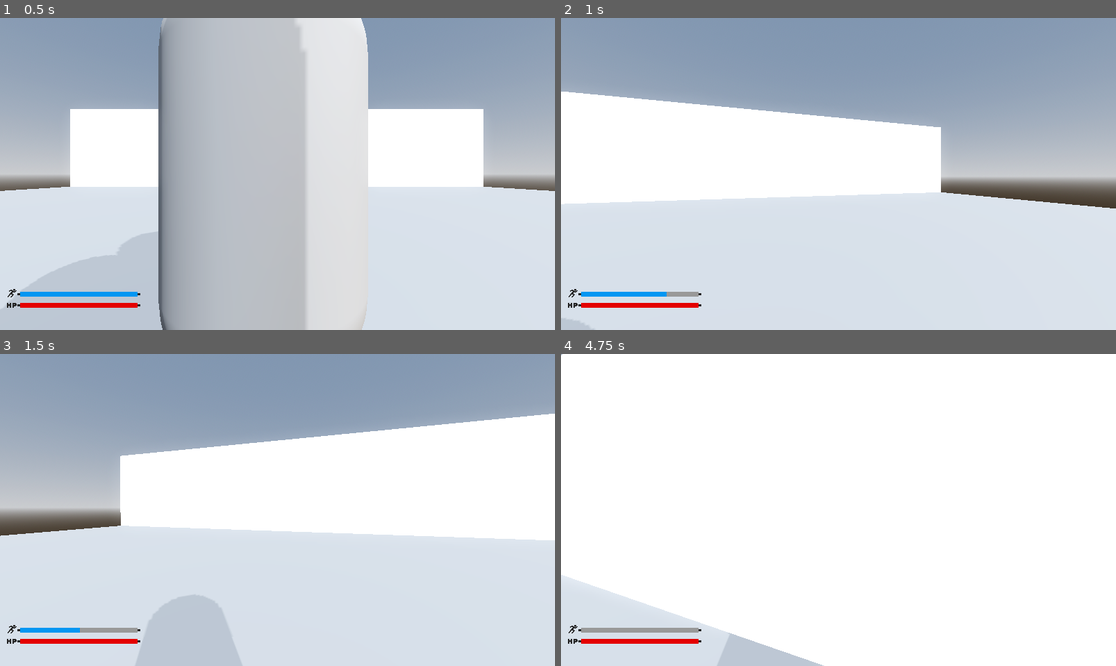
Above: before the commit, frames 1-4 (two rows, left to right).
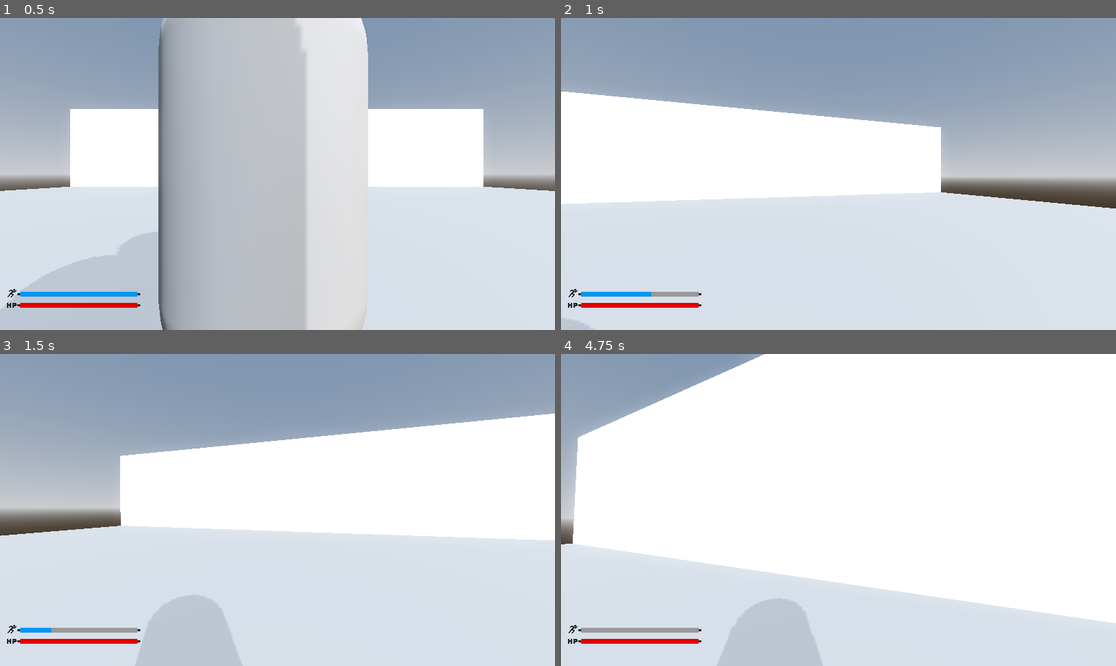
Above: after the commit, the same moments.

Repository: boltnzl/project-override
Game: Godot game, scene res://level.tscn
Two runs of this game, one before a commit and one after it. Both use one fixed random seed, a clock stepped at 60 frames per second and the inputs below.
Inputs (mouse positions are in pixels of both pictures, inside the frame that each line leads up to):
- Up to frame 1 (0.5 s): no input
- Up to frame 2 (1 s): move the mouse to (866, 174) at 0.52 s; hold W (up) from 0.53 s (still down); hold Shift (sprint) from 0.53 s (still down); tap Space (jump) at 0.77 s
- Up to frame 3 (1.5 s): keep holding W (up); move the mouse to (249, 510) at 1.27 s; release Shift (sprint) at 1.28 s; tap Shift (sprint) at 1.35 s
- Up to frame 4 (4.75 s): keep holding W (up); tap Space (jump) at 1.52, 3.02, 3.77, 4.52 s; move the mouse to (849, 503) at 2.02 s; hold Shift (sprint) 2.03-2.78 s; move the mouse to (832, 516) at 2.77 s; tap Shift (sprint) at 2.85, 4.35 s; move the mouse to (877, 513) at 3.52 s; hold Shift (sprint) 3.53-4.28 s; move the mouse to (794, 506) at 4.27 s

Frame 1 is identical in both runs. In frame 2, less than 0.1% of the frame differs, in the area x 16-20%, y 87-90%; in frame 3, less than 0.1%; in frame 4, 26%, in the area x 0-100%, y 0-100%.

Commit message:
Stamina Bar Working (Needs Improving with delays)

Diff:
--- a/Stamina.gd
+++ b/Stamina.gd
@@ -5,6 +5,7 @@
 var time_to_wait = 1.5
 var s_timer = 0
 var can_start_timer = true
+
 
 func _ready() -> void:
 	stamina.value = stamina.max_value
@@ -27,7 +28,16 @@
 		can_start_timer = false
 		s_timer = 0
 
+
 	if Input.is_action_pressed("sprint"):
-		stamina.value -=0.1
-		can_regen = false
-		s_timer = 0
+		if stamina.value > 0:
+			stamina.value -= 0.15
+			can_regen = false
+			s_timer = 0
+	else:
+		if !can_regen:
+			s_timer += delta
+			if s_timer >= time_to_wait:
+				can_regen = true
+		if can_regen and value < max_value:
+			value += 0.025
--- a/scripts/Player.gd
+++ b/scripts/Player.gd
@@ -13,11 +13,12 @@
 var gravity = 20
 const FOV = 90.0
 const FOV_MULTI = 1.25
-var stamina_bar = 10.0
+@onready var stamina : ProgressBar = $"../Health_Stamina/Stamina Bar"
 
 #Prevents Mouse from moving externally
 func _ready():
 	Input.set_mouse_mode(Input.MOUSE_MODE_CAPTURED)
+	speed = WALK_SPEED
 
 
 #Handles Camera Movement
@@ -35,7 +36,10 @@
 
 
 	if Input.is_action_pressed("sprint"):
-		speed = SPRINT_SPEED
+		if stamina.value > 0:
+			speed = SPRINT_SPEED
+		else:
+			speed = WALK_SPEED
 	else:
 		speed = WALK_SPEED
 
